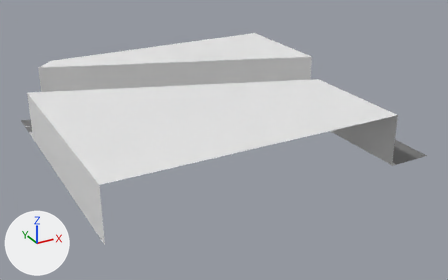
Two versions of the Blender file assets/models/chunks/estepa.blend, one commit apart.
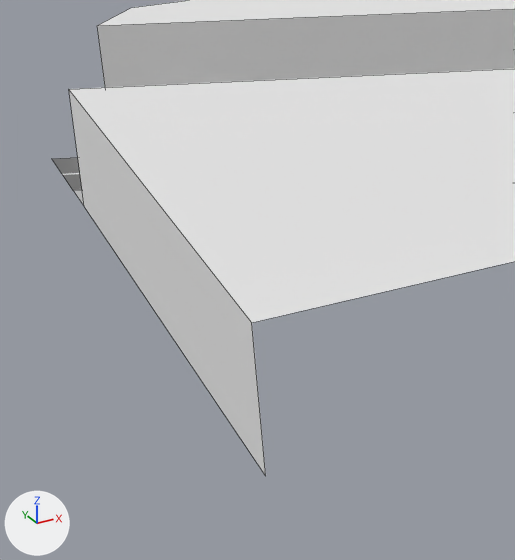
Each version appears first whole from a 50 mm camera at (-21.7, -127.4, 50.3) aimed at (34.7, -24.7, -1.0), and next in a close-up on the part from 0% to 45% of the width and 21% to 99% of the height. Every picture has the same lights, and +X, +Y and +Z are marked at lower left. The older version's two pictures come first. The close-ups show mesh edges as thin lines. Objects named as collision shapes, trigger or cutter boxes, shadow casters or lower levels of detail are left out.

In view in the first close-up: 'Cube', 'Sidewalk' and 1 more.
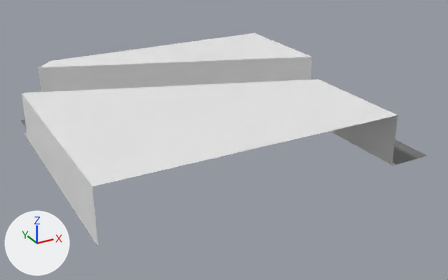
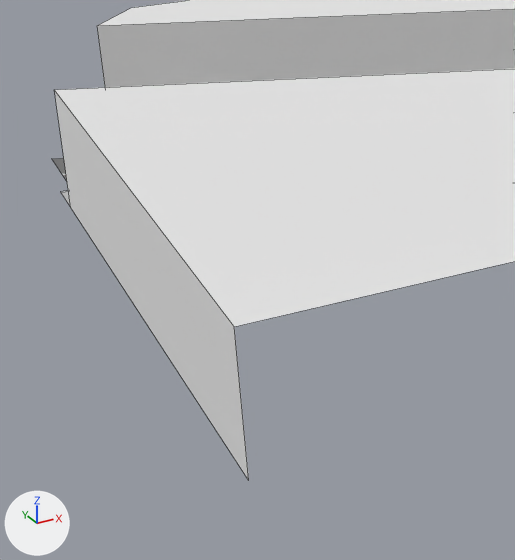
Location of each change, (x1, y1, x2, y2) in pixels of the close-ups (515 x 560 px; the box of a moved part takes in the faces that stretch with it):
'Cube', reshaped
    before: (69, 0, 515, 476)
    after: (54, 0, 515, 480)
'Sidewalk', reshaped
    before: (73, 189, 84, 205)
    after: (61, 191, 70, 206)
part 1 of me_plane_002, added
    after: (61, 191, 70, 206)
part 2 of me_cube, moved or reshaped
    before: (69, 83, 266, 476)
    after: (54, 83, 255, 480)

The change, as a list of edits to the scene's bpy script:
```text
Change me_plane_002:
    used by ob_sidewalk; location = (0.0, -6.0, 0.0)
    verts and faces of me_plane_002; kept vertices keep their numbers, new ones are numbered from 22
    before: 2 (0.0, 2.0, 0.0) at pixel (73, 190), 8 (0.0, 2.0, 0.1) at pixel (72, 189), 9 (0.0, -2.0, 0.1) at pixel (84, 206)
    remove me_plane_002.from_pydata(...)  # 22 vertices, 10 faces; spans x 0.0..64.0, y -46.0..14.0, z 0.0..0.1
    add me_plane_002.from_pydata(...)  # 25 vertices, 12 faces; spans x -1.0..64.0, y -46.0..14.0, z 0.0..0.1
    me_plane_002 part 1
    add verts[22] = (-1.0, 2.0, 0.1)  # pixel (60, 191)
    add verts[23] = (-1.0, -1.6, 0.1)  # pixel (70, 207)
    add verts[24] = (-1.0, 2.0, 0.0)  # pixel (60, 193)
    add faces += [(8, 22, 23, 9), (2, 24, 22, 8)]
Change me_cube:
    used by ob_cube; location = (8.0, -12.0, 0.0)
    remove me_cube.from_pydata(...)  # 16 vertices, 8 faces; spans x -8.0..56.2, y -40.0..24.0, z 0.0..10.0
    add me_cube.from_pydata(...)  # 16 vertices, 8 faces; spans x -9.0..56.2, y -40.0..24.0, z 0.0..10.0
    me_cube part 2
    me_cube.vertices[0].co: (-8.0, -40.0, 0.1) -> (-9.0, -40.0, 0.1)  # pixel (265, 476) -> pixel (248, 480)
    me_cube.vertices[1].co: (-8.0, -40.0, 10.0) -> (-9.0, -40.0, 10.0)  # pixel (251, 322) -> pixel (234, 326)
    me_cube.vertices[2].co: (-8.0, 4.0, 0.1) -> (-9.0, 4.4, 0.1)  # pixel (84, 206) -> pixel (70, 207)
    me_cube.vertices[3].co: (-8.0, 4.0, 10.0) -> (-9.0, 4.4, 10.0)  # pixel (68, 89) -> pixel (54, 89)
```
